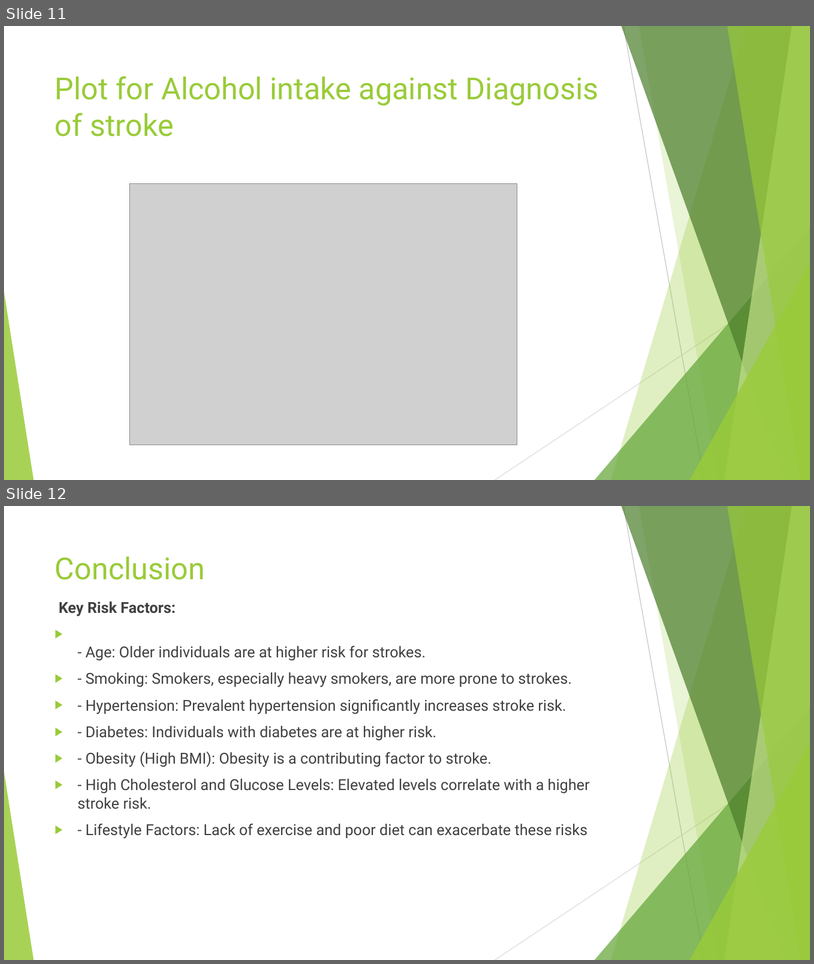
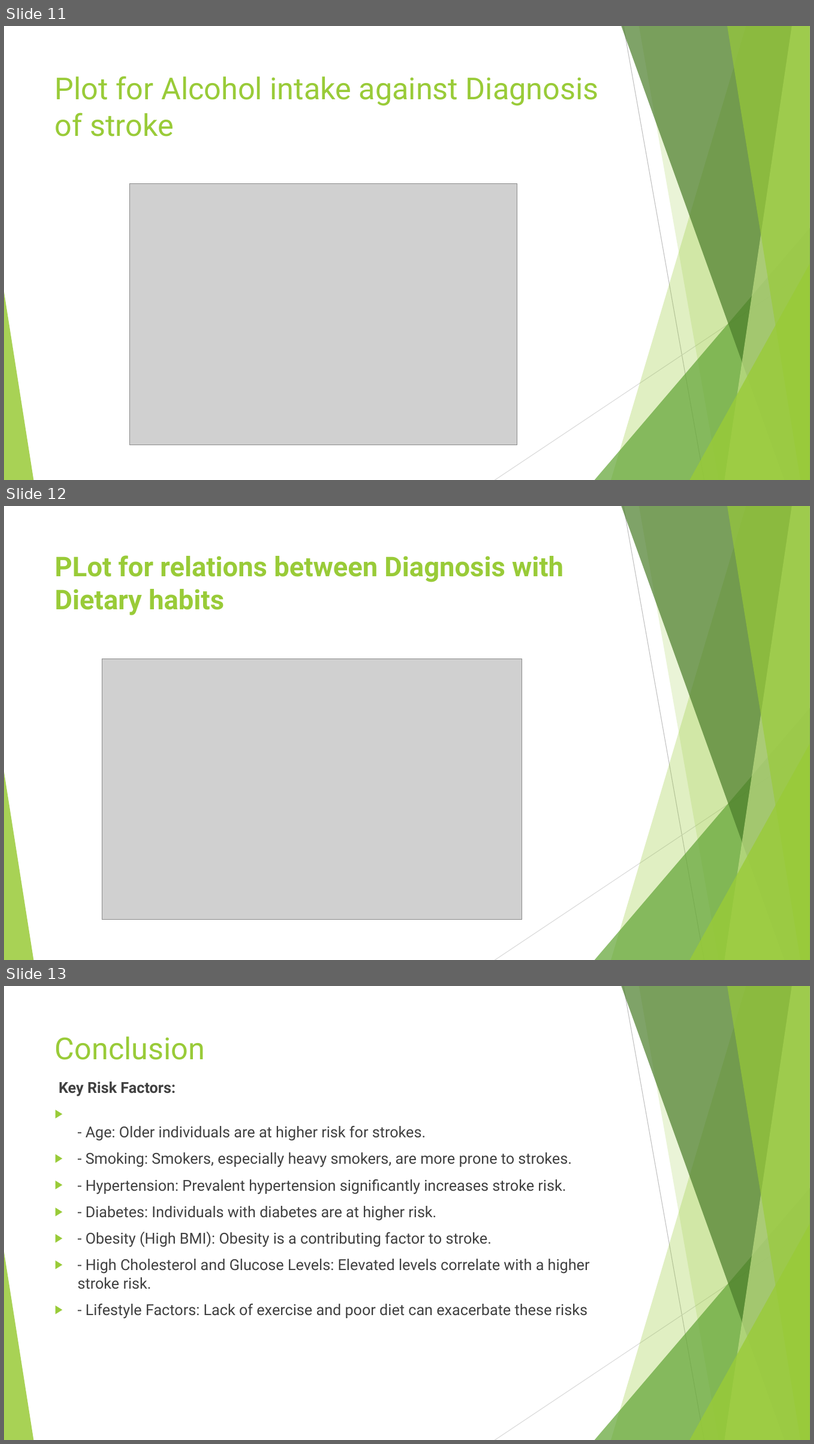
Before and after one commit to kimutai99/stroke-disease-prediction, a slide deck: STROKE DISEASE PREDICTION presentation.pptx. Shown one above the other, each under a label of ours: slides 11 and 12 before the commit, slides 11, 12 and 13 after it. The pictures are 814x964 and 814x1444 pixels, drawn with LibreOffice and Linux fonts; fonts in the diff are those of the drawing; grey boxes stand for pictures. Boxes give left, top, right and bottom in pixels: in the first picture for what was removed or moved away, otherwise in the second. Text is boxed around its words. In the diff, an @@ line names an element or a change of style, - is before the commit and + after.

Commit message:
presentation slides

```diff
--- a/STROKE DISEASE PREDICTION presentation.pptx
+++ b/STROKE DISEASE PREDICTION presentation.pptx
@@ slide 12 added at (4,506,810,960), background #FFFFFF; not listed: 10 template elements that a slide beside it also shows @@
@@ title added at (55,555,564,615), 32.4 pt, text #99CB38, bold @@
+PLot for relations between Diagnosis with Dietary habits
@@ picture added at (102,658,522,919) @@
@@ what was slide 12 is now slide 13 @@
```
